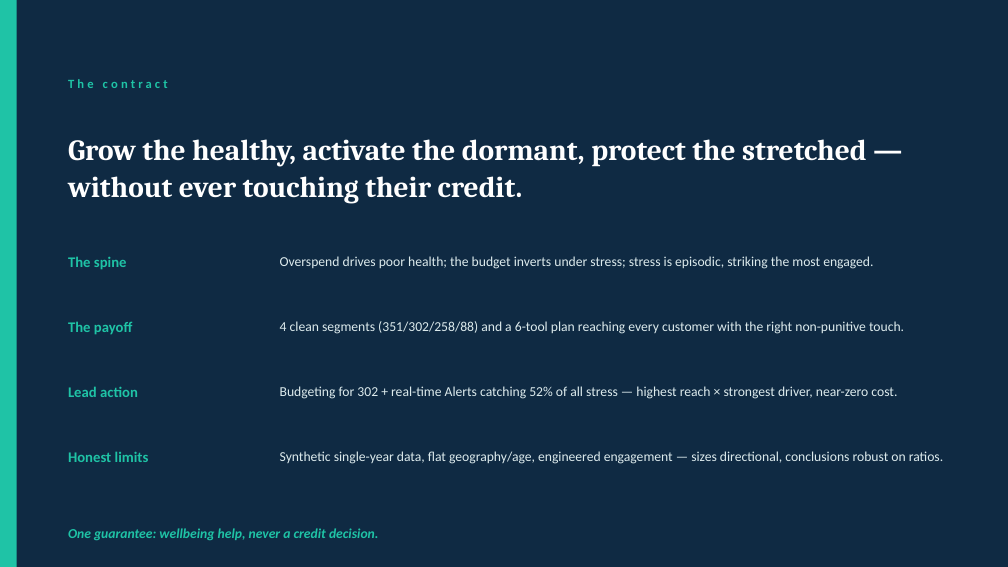
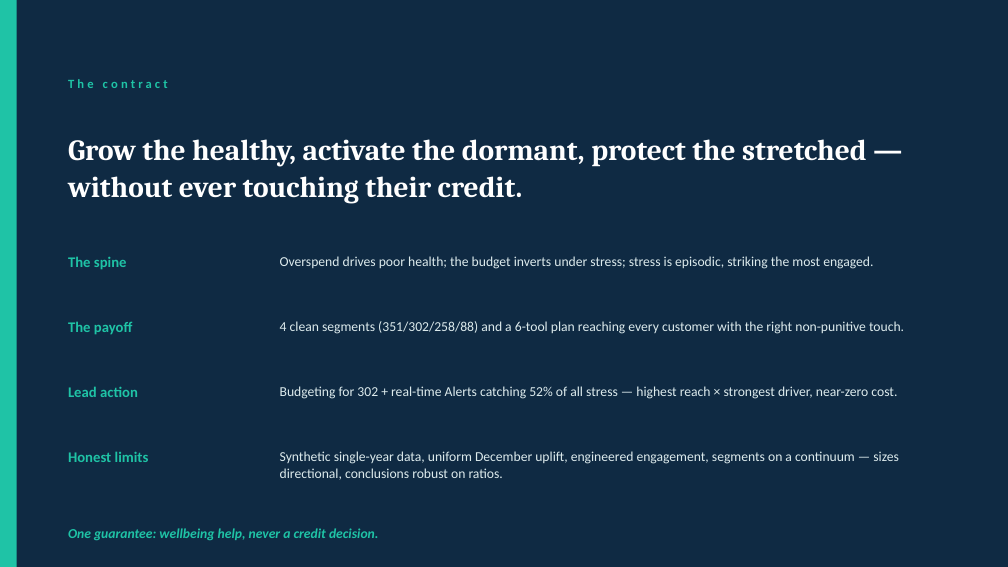
Before and after one commit to thanh-tai-435/BI10GroupYAPPERS, a slide deck: slide 22 of draft/YAPPERS_BI10_R01.pptx (slide 18 before the commit). Drawn at 1008x567 pixels with LibreOffice and Linux fonts; fonts in the diff are those of the drawing. Boxes give left, top, right and bottom in pixels: in the first picture for what was removed or moved away, otherwise in the second. Text is boxed around its words. In the diff, an @@ line names an element or a change of style, - is before the commit and + after.

```diff
--- a/draft/YAPPERS_BI10_R01.pptx
+++ b/draft/YAPPERS_BI10_R01.pptx
@@ text at [280, 451, 899, 480]: text changed @@
-Synthetic single-year data, flat geography/age, engineered engagement — sizes directional, conclusions robust on ratios.
+Synthetic single-year data, uniform December uplift, engineered engagement, segments on a continuum — sizes directional, conclusions robust on ratios.
```
Also in this commit, not shown: 12 other slides changed, 6 slides added, 2 slides removed, 25 other files.
